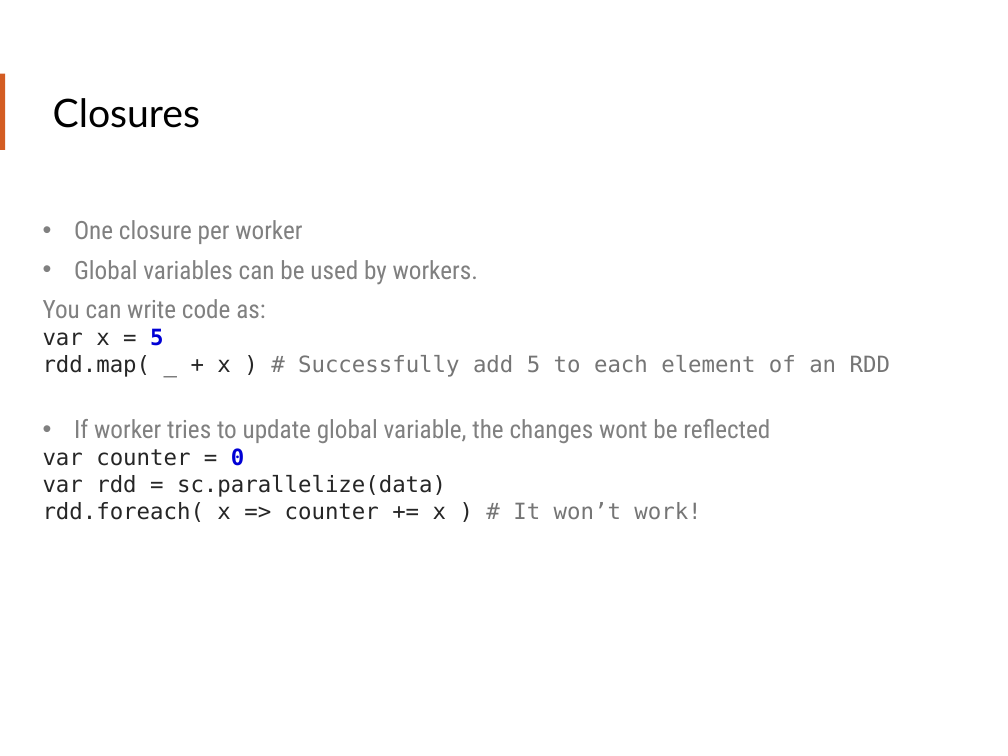
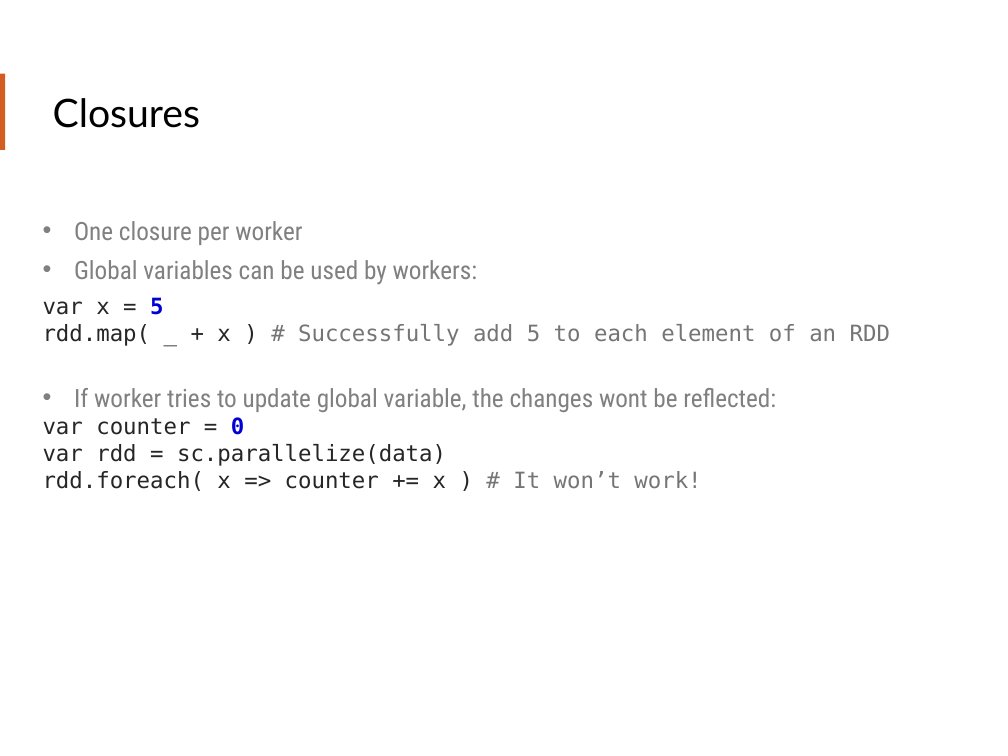
Before and after one commit to teamclairvoyant/intro-to-spark, a slide deck: slide 72 of Intro to Apache Spark Slides.pptx (slide 70 before the commit). Drawn at 1008x756 pixels with LibreOffice and Linux fonts; fonts in the diff are those of the drawing. Boxes give left, top, right and bottom in pixels: in the first picture for what was removed or moved away, otherwise in the second. Text is boxed around its words. In the diff, an @@ line names an element or a change of style, - is before the commit and + after.

```diff
--- a/Intro to Apache Spark Slides.pptx
+++ b/Intro to Apache Spark Slides.pptx
@@ text at (74, 260, 478, 285): text changed @@
-• Global variables can be used by workers.
-You can write code as:
+• Global variables can be used by workers:
@@ text at (43, 297, 163, 315): line spacing 1 to 1.3 @@
@@ text at (74, 388, 776, 412): text changed @@
-• If worker tries to update global variable, the changes wont be reflected
+• If worker tries to update global variable, the changes wont be reflected:
```
Also in this commit, not shown: 20 other slides changed, 3 slides added, 1 slide removed.
